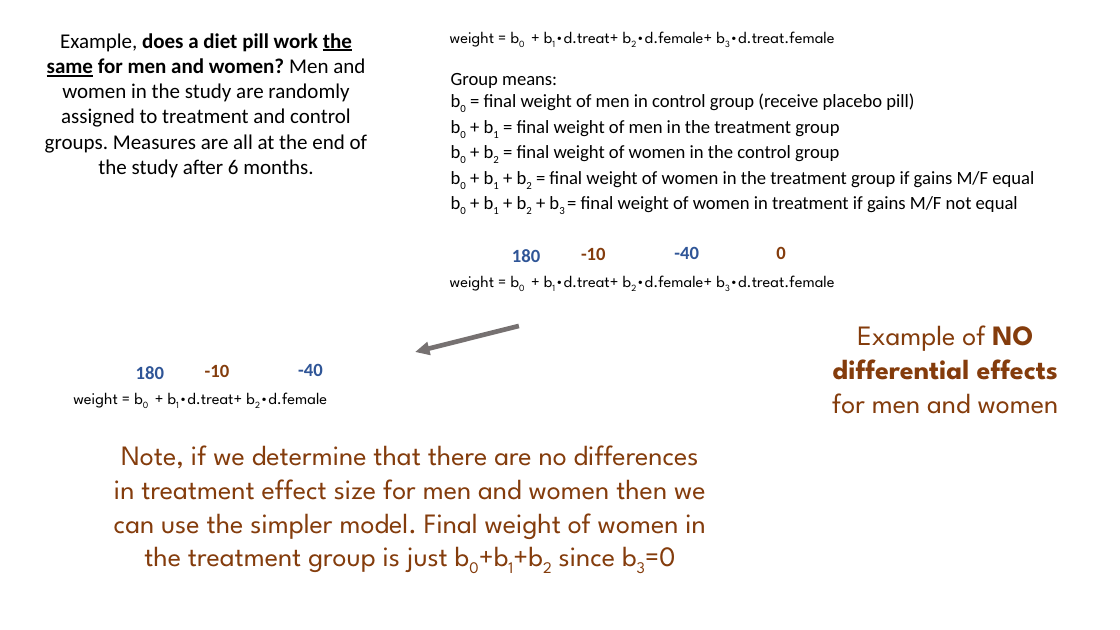
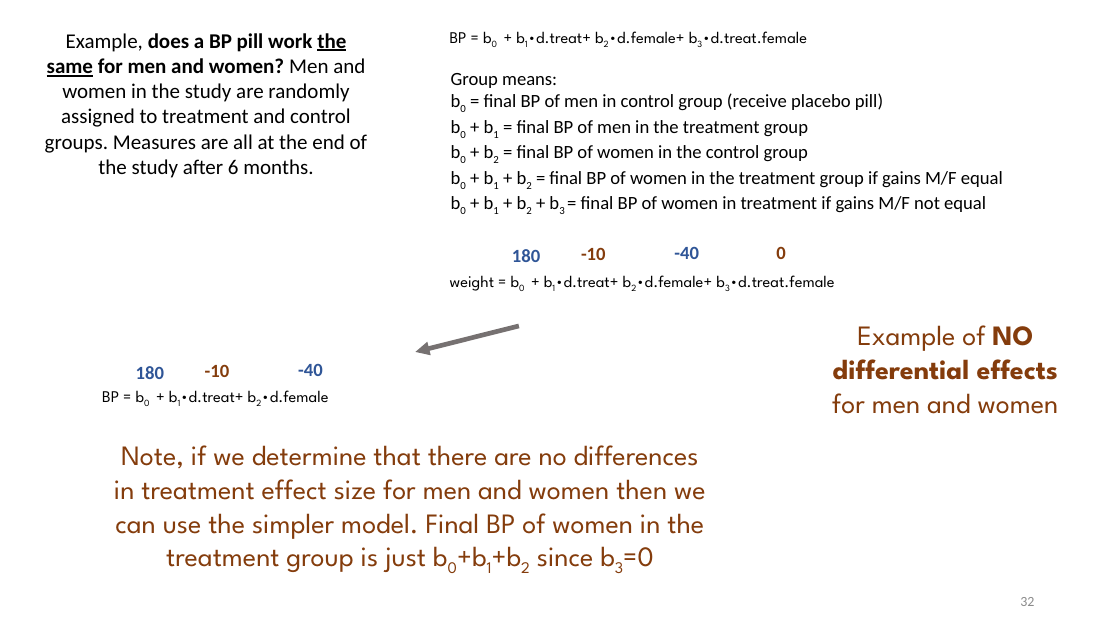
Before and after one commit to Watts-College/cpp-523-fall-2021, a slide deck: slide 32 of lectures/hypotheses-tests-with-dummy-variables.pptx (slide 29 before the commit). Drawn at 1120x630 pixels with LibreOffice and Linux fonts; fonts in the diff are those of the drawing. Boxes give left, top, right and bottom in pixels: in the first picture for what was removed or moved away, otherwise in the second. Text is boxed around its words. In the diff, an @@ line names an element or a change of style, - is before the commit and + after.

```diff
--- a/lectures/hypotheses-tests-with-dummy-variables.pptx
+++ b/lectures/hypotheses-tests-with-dummy-variables.pptx
@@ text at [45, 33, 367, 178]: text changed @@
-Example, does a diet pill work the same for men and women? Men and women in the study are randomly assigned to treatment and control groups. Measures are all at the end of the study after 6 months.
+Example, does a BP pill work the same for men and women? Men and women in the study are randomly assigned to treatment and control groups. Measures are all at the end of the study after 6 months.
@@ text at [450, 31, 807, 43]: text changed @@
-weight = b0 + b1∙d.treat+ b2∙d.female+ b3∙d.treat.female
+BP = b0 + b1∙d.treat+ b2∙d.female+ b3∙d.treat.female
@@ text at [484, 93, 1003, 213]: text changed @@
-b0 = final weight of men in control group (receive placebo pill)
-b0 + b1 = final weight of men in the treatment group
-b0 + b2 = final weight of women in the control group
-b0 + b1 + b2 = final weight of women in the treatment group if gains M/F equal
-b0 + b1 + b2 + b3 = final weight of women in treatment if gains M/F not equal
+b0 = final BP of men in control group (receive placebo pill)
+b0 + b1 = final BP of men in the treatment group
+b0 + b2 = final BP of women in the control group
+b0 + b1 + b2 = final BP of women in the treatment group if gains M/F equal
+b0 + b1 + b2 + b3 = final BP of women in treatment if gains M/F not equal
@@ text at [102, 390, 328, 402]: text changed @@
-weight = b0 + b1∙d.treat+ b2∙d.female
+BP = b0 + b1∙d.treat+ b2∙d.female
@@ text at [114, 445, 706, 572]: text changed @@
-Note, if we determine that there are no differences in treatment effect size for men and women then we can use the simpler model. Final weight of women in the treatment group is just b0+b1+b2 since b3=0
+Note, if we determine that there are no differences in treatment effect size for men and women then we can use the simpler model. Final BP of women in the treatment group is just b0+b1+b2 since b3=0
@@ page number added at [1020, 597, 1034, 606], 12 pt, text #8C8C8C @@
+32
```
Also in this commit, not shown: 31 other slides changed, 3 slides added, 1 other file.
